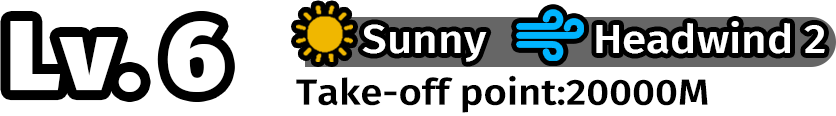
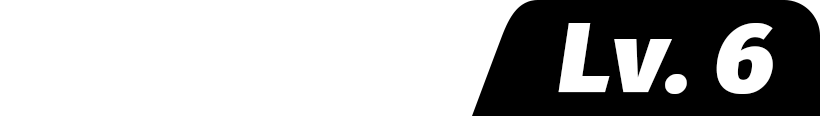
Layer changes from the first 836px x 116px image to the second:
added group "组 3" (1st of 2) with 10 layers above "组 3" over [296, 0, 836, 116]
added layer "Lv. 6" (1st of 2, in "组 3") in group "组 3" over [558, 23, 773, 94]
added layer "矩形 2" in group "组 3" over [472, 0, 820, 116]
hid group "组 3" (2nd of 2) (9 layers) over [10, 5, 836, 113]
